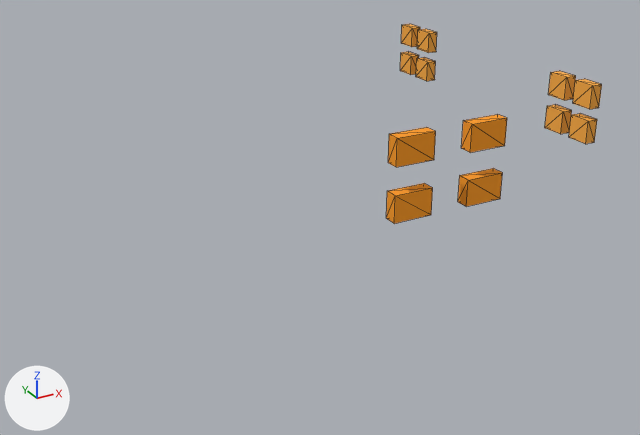
The OBJ model Game Dev 2/Assets/Models/Props/house/house-1.obj, before and after one commit.
Rendered twice from a 50 mm lens placed at (-34.5, -65.2, 39.2), pointed at (0.1, -2.2, 7.7). Lighting does not change. The marker at lower left points along +X, +Y and +Z. Mesh edges are drawn as thin lines. Where no turn or scale is listed for an object, it has been applied to the vertices. Vertices at the same position are counted once.

In view in the first picture: 'house-1'.
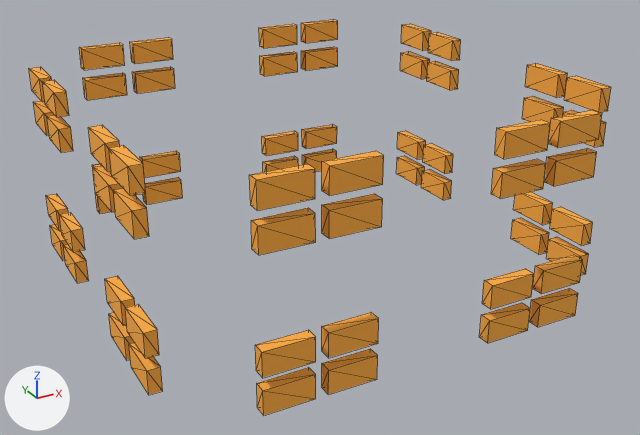
Changed parts and their boxes (x1, y1, x2, y2) in the pictures (640 x 435 px):
'house-1', reshaped (169% wider, 97% taller)
    before: (386, 24, 602, 224)
    after: (29, 20, 611, 415)
part 1 of me_house_1, added (orange)
    after: (129, 342, 163, 395)
part 2 of me_house_1, added (orange)
    after: (109, 312, 134, 360)
part 3 of me_house_1, added (orange)
    after: (63, 244, 89, 283)
part 4 of me_house_1, added
    after: (50, 224, 68, 261)
part 5 of me_house_1, added (orange)
    after: (125, 304, 159, 358)
part 6 of me_house_1, added (orange)
    after: (105, 276, 135, 325)
part 7 of me_house_1, added (orange)
    after: (59, 212, 85, 252)
part 8 of me_house_1, added (orange)
    after: (46, 194, 68, 231)
part 9 of me_house_1, added (orange)
    after: (113, 188, 149, 239)
part 10 of me_house_1, added (orange)
    after: (93, 166, 123, 212)
part 11 of me_house_1, added (orange)
    after: (47, 115, 73, 153)
part 12 of me_house_1, added
    after: (33, 101, 54, 135)
part 13 of me_house_1, added (orange)
    after: (109, 145, 146, 196)
part 14 of me_house_1, added (orange)
    after: (88, 125, 120, 171)
part 15 of me_house_1, added (orange)
    after: (42, 80, 69, 117)
part 16 of me_house_1, added (orange)
    after: (29, 67, 52, 102)
part 17 of me_house_1, added (brown)
    after: (257, 367, 316, 415)
part 18 of me_house_1, added
    after: (95, 193, 137, 214)
part 19 of me_house_1, added (brown)
    after: (255, 330, 316, 378)
part 20 of me_house_1, added (brown)
    after: (251, 208, 316, 255)
part 21 of me_house_1, added (brown)
    after: (83, 73, 127, 100)
part 22 of me_house_1, added (brown)
    after: (249, 164, 315, 211)
part 23 of me_house_1, added (brown)
    after: (79, 43, 125, 70)
part 24 of me_house_1, added (brown)
    after: (322, 349, 378, 395)

The change, as a diff of the scene's bpy script:
```diff
--- a/Game Dev 2/Assets/Models/Props/house/house-1.obj.py
+++ b/Game Dev 2/Assets/Models/Props/house/house-1.obj.py
@@ me_house_1 @@
-me_house_1.from_pydata(...)  # 96 vertices, 144 faces; spans x -4.0..20.0, y -20.0..14.0, z 15.0..21.0
+me_house_1.from_pydata(...)  # 512 vertices, 768 faces; spans x -20.0..20.0, y -20.0..20.0, z 3.0..20.0
+# me_house_1 part 1: a new loose piece, a box spanning x -20.0..-19.0, y -14.0..-10.0, z 3.0..5.0, in mat_palette (picture img_house_1_png)
+# me_house_1 part 2: a new loose piece, a box spanning x -20.0..-19.0, y -9.0..-5.0, z 3.0..5.0, in mat_palette (picture img_house_1_png)
+# me_house_1 part 3: a new loose piece, a box spanning x -20.0..-19.0, y 5.0..9.0, z 3.0..5.0, in mat_palette (picture img_house_1_png)
+# me_house_1 part 4: a new loose piece, a box spanning x -20.0..-19.0, y 10.0..14.0, z 3.0..5.0, in mat_palette (picture img_house_1_png)
+# me_house_1 part 5: a new loose piece, a box spanning x -20.0..-19.0, y -14.0..-10.0, z 6.0..8.0, in mat_palette (picture img_house_1_png)
+# me_house_1 part 6: a new loose piece, a box spanning x -20.0..-19.0, y -9.0..-5.0, z 6.0..8.0, in mat_palette (picture img_house_1_png)
+# me_house_1 part 7: a new loose piece, a box spanning x -20.0..-19.0, y 5.0..9.0, z 6.0..8.0, in mat_palette (picture img_house_1_png)
+# me_house_1 part 8: a new loose piece, a box spanning x -20.0..-19.0, y 10.0..14.0, z 6.0..8.0, in mat_palette (picture img_house_1_png)
+# me_house_1 part 9: a new loose piece, a box spanning x -20.0..-19.0, y -14.0..-10.0, z 15.0..17.0, in mat_palette (picture img_house_1_png)
+# me_house_1 part 10: a new loose piece, a box spanning x -20.0..-19.0, y -9.0..-5.0, z 15.0..17.0, in mat_palette (picture img_house_1_png)
+# me_house_1 part 11: a new loose piece, a box spanning x -20.0..-19.0, y 5.0..9.0, z 15.0..17.0, in mat_palette (picture img_house_1_png)
+# me_house_1 part 12: a new loose piece, a box spanning x -20.0..-19.0, y 10.0..14.0, z 15.0..17.0, in mat_palette (picture img_house_1_png)
+# me_house_1 part 13: a new loose piece, a box spanning x -20.0..-19.0, y -14.0..-10.0, z 18.0..20.0, in mat_palette (picture img_house_1_png)
+# me_house_1 part 14: a new loose piece, a box spanning x -20.0..-19.0, y -9.0..-5.0, z 18.0..20.0, in mat_palette (picture img_house_1_png)
+# me_house_1 part 15: a new loose piece, a box spanning x -20.0..-19.0, y 5.0..9.0, z 18.0..20.0, in mat_palette (picture img_house_1_png)
+# me_house_1 part 16: a new loose piece, a box spanning x -20.0..-19.0, y 10.0..14.0, z 18.0..20.0, in mat_palette (picture img_house_1_png)
+# me_house_1 part 17: a new loose piece, a box spanning x -14.0..-10.0, y -20.0..-19.0, z 3.0..5.0, in mat_palette (picture img_house_1_png)
+# me_house_1 part 18: a new loose piece, a box spanning x -14.0..-10.0, y 19.0..20.0, z 3.0..5.0, in mat_palette (picture img_house_1_png)
+# me_house_1 part 19: a new loose piece, a box spanning x -14.0..-10.0, y -20.0..-19.0, z 6.0..8.0, in mat_palette (picture img_house_1_png)
+# me_house_1 part 20: a new loose piece, a box spanning x -14.0..-10.0, y -20.0..-19.0, z 15.0..17.0, in mat_palette (picture img_house_1_png)
+# me_house_1 part 21: a new loose piece, a box spanning x -14.0..-10.0, y 19.0..20.0, z 15.0..17.0, in mat_palette (picture img_house_1_png)
+# me_house_1 part 22: a new loose piece, a box spanning x -14.0..-10.0, y -20.0..-19.0, z 18.0..20.0, in mat_palette (picture img_house_1_png)
+# me_house_1 part 23: a new loose piece, a box spanning x -14.0..-10.0, y 19.0..20.0, z 18.0..20.0, in mat_palette (picture img_house_1_png)
+# me_house_1 part 24: a new loose piece, a box spanning x -9.0..-5.0, y -20.0..-19.0, z 3.0..5.0, in mat_palette (picture img_house_1_png)
+# me_house_1 part 25: a new loose piece, a box spanning x -9.0..-5.0, y 19.0..20.0, z 3.0..5.0, in mat_palette (picture img_house_1_png)
+# me_house_1 part 26: a new loose piece, a box spanning x -9.0..-5.0, y -20.0..-19.0, z 6.0..8.0, in mat_palette (picture img_house_1_png)
+# me_house_1 part 27: a new loose piece, a box spanning x -9.0..-5.0, y 19.0..20.0, z 6.0..8.0, in mat_palette (picture img_house_1_png)
+# me_house_1 part 28: a new loose piece, a box spanning x -9.0..-5.0, y -20.0..-19.0, z 15.0..17.0, in mat_palette (picture img_house_1_png)
+# me_house_1 part 29: a new loose piece, a box spanning x -9.0..-5.0, y 19.0..20.0, z 15.0..17.0, in mat_palette (picture img_house_1_png)
+# me_house_1 part 30: the loose piece of 8 vertices spanning x -4.0..-1.0, y -20.0..-19.0, z 15.0..17.0 is deleted
+# me_house_1 part 31: the loose piece of 8 vertices spanning x -4.0..-1.0, y -20.0..-19.0, z 19.0..21.0 is deleted
+# me_house_1 part 32: the loose piece of 8 vertices spanning x 2.0..5.0, y -20.0..-19.0, z 19.0..21.0 is deleted
+# me_house_1 part 33: the loose piece of 8 vertices spanning x 19.0..20.0, y -14.0..-12.0, z 15.0..17.0 is deleted
+# me_house_1 part 34: 8 vertices moved from x 19.0..20.0, y 12.0, z 15.0..20.0 to x 19.0..20.0, y 10.0, z 15.0..20.0; 20 vertices removed from x 2.0..20.0, y -20.0..11.0, z 15.0..20.0; 236 vertices added at x -9.0..20.0, y -20.0..20.0, z 3.0..20.0
+# me_house_1 part 35: 2 kept faces spanning x 5.0, y -20.0..-19.0, z 15.0..17.0 get new texture (UV) coordinates
 me_house_1.materials.append(mat_palette)
```
